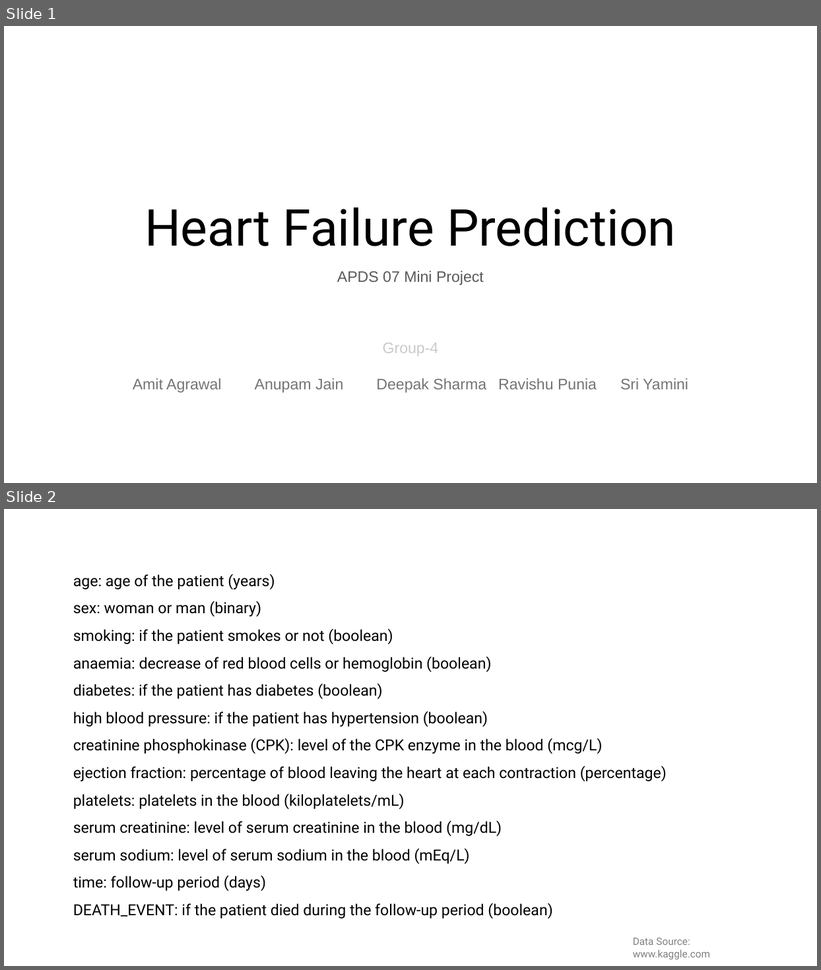
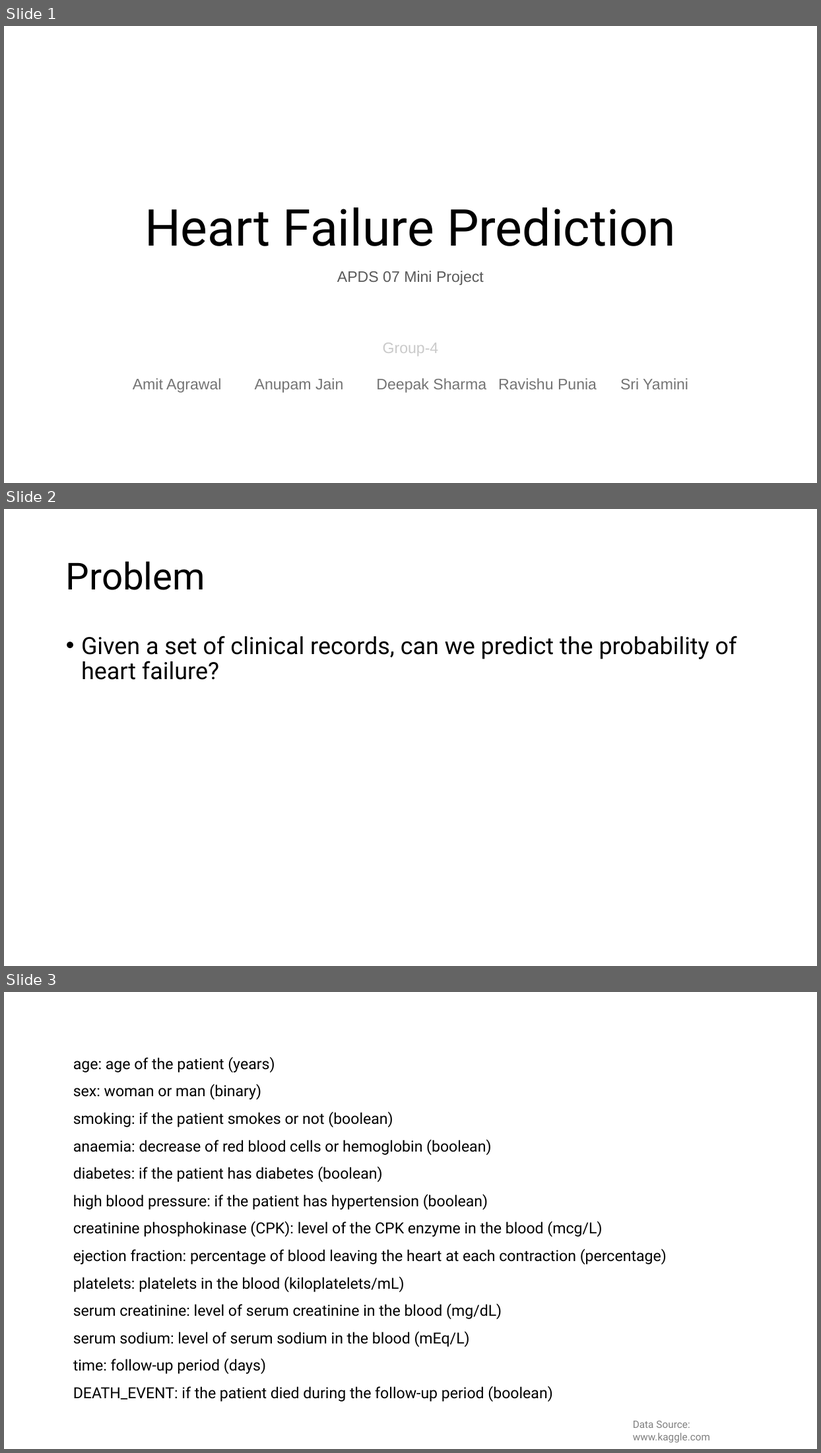
Before and after one commit to jainanupam/heart-failure-prediction, a slide deck: Presentation.pptx. Shown one above the other, each under a label of ours: slides 1 and 2 before the commit, slides 1, 2 and 3 after it. The pictures are 821x970 and 821x1453 pixels, drawn with LibreOffice and Linux fonts; fonts in the diff are those of the drawing. Boxes give left, top, right and bottom in pixels: in the first picture for what was removed or moved away, otherwise in the second. Text is boxed around its words. In the diff, an @@ line names an element or a change of style, - is before the commit and + after.

```diff
--- a/Presentation.pptx
+++ b/Presentation.pptx
@@ slide 2 added at [4, 509, 817, 966], background #FFFFFF @@
@@ title added at [66, 561, 205, 590], 44 pt, text #000000 @@
+Problem
@@ text added at [81, 636, 737, 680], 28 pt, text #000000 @@
+• Given a set of clinical records, can we predict the probability of heart failure?
@@ what was slide 2 is now slide 3 @@
```
Also in this commit, not shown: 1 slide changed.
